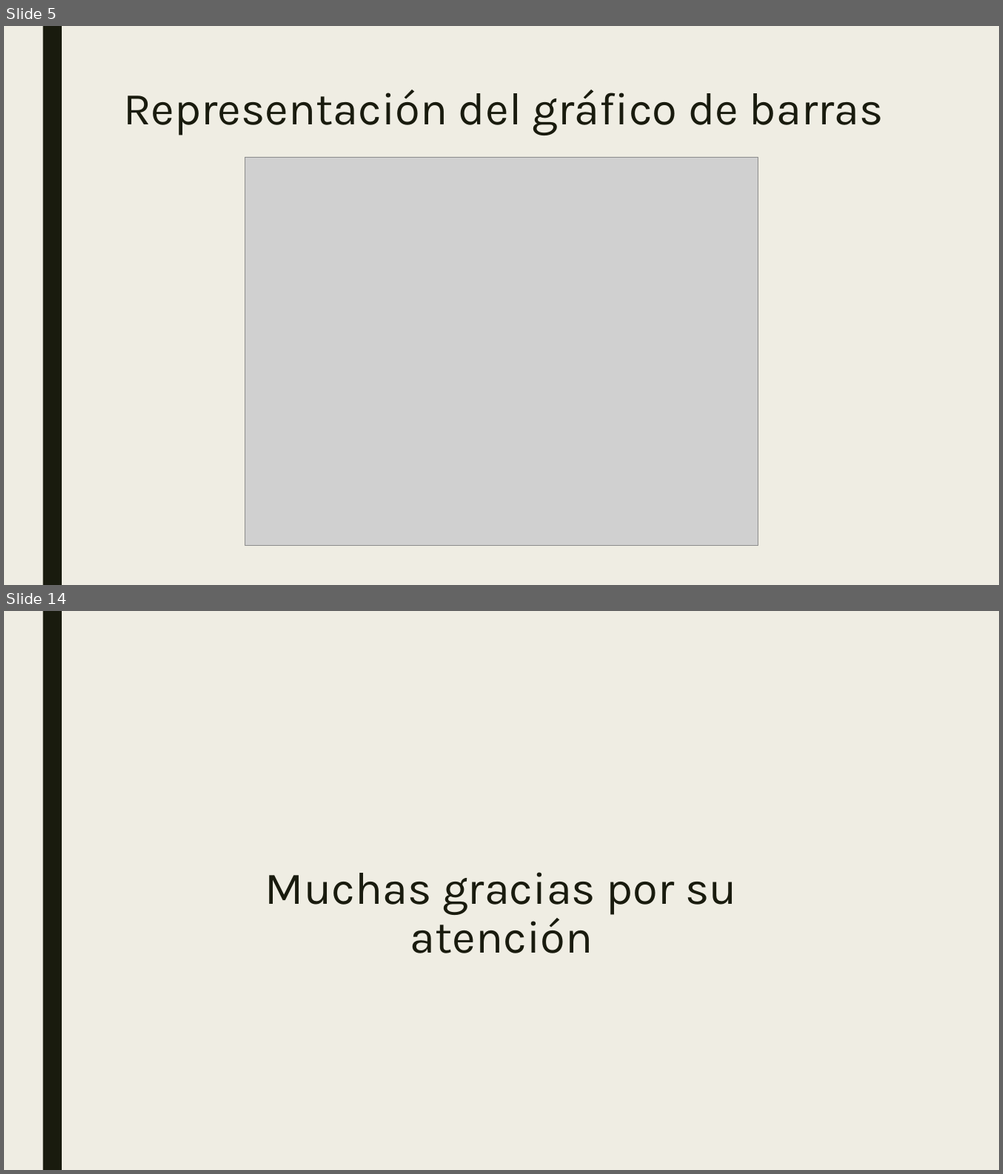
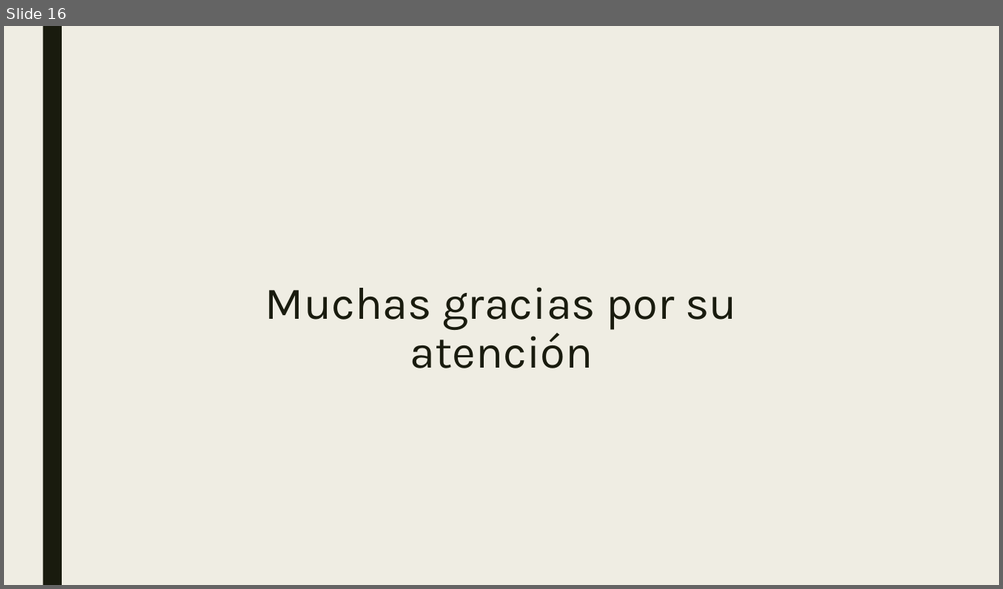
Before and after one commit to mariousm/Data-Science-Master, a slide deck: 2021-22/PrimerSemestre/Visualizacion/PEC3/Storytelling.pptx. Shown one above the other, each under a label of ours: slides 5 and 14 before the commit, slide 16 after it; the slides between them are not shown. The pictures are 1003x1174 and 1003x589 pixels, drawn with LibreOffice and Linux fonts; fonts in the diff are those of the drawing; grey boxes stand for pictures. Boxes give left, top, right and bottom in pixels: in the first picture for what was removed or moved away, otherwise in the second. Text is boxed around its words. In the diff, an @@ line names an element or a change of style, - is before the commit and + after.

```diff
--- a/2021-22/PrimerSemestre/Visualizacion/PEC3/Storytelling.pptx
+++ b/2021-22/PrimerSemestre/Visualizacion/PEC3/Storytelling.pptx
@@ slide 5 removed at <box>4,26,999,585</box>, background #EFEDE3; not listed: 1 template element that a slide beside it also shows @@
@@ title removed at <box>123,90,883,136</box> @@
-Representación del gráfico de barras
@@ picture removed at <box>245,157,757,547</box> @@
@@ what was slide 14 is now slide 16 @@
```
Also in this commit, not shown: 1 slide changed, 14 slides added, 11 other slides removed.
